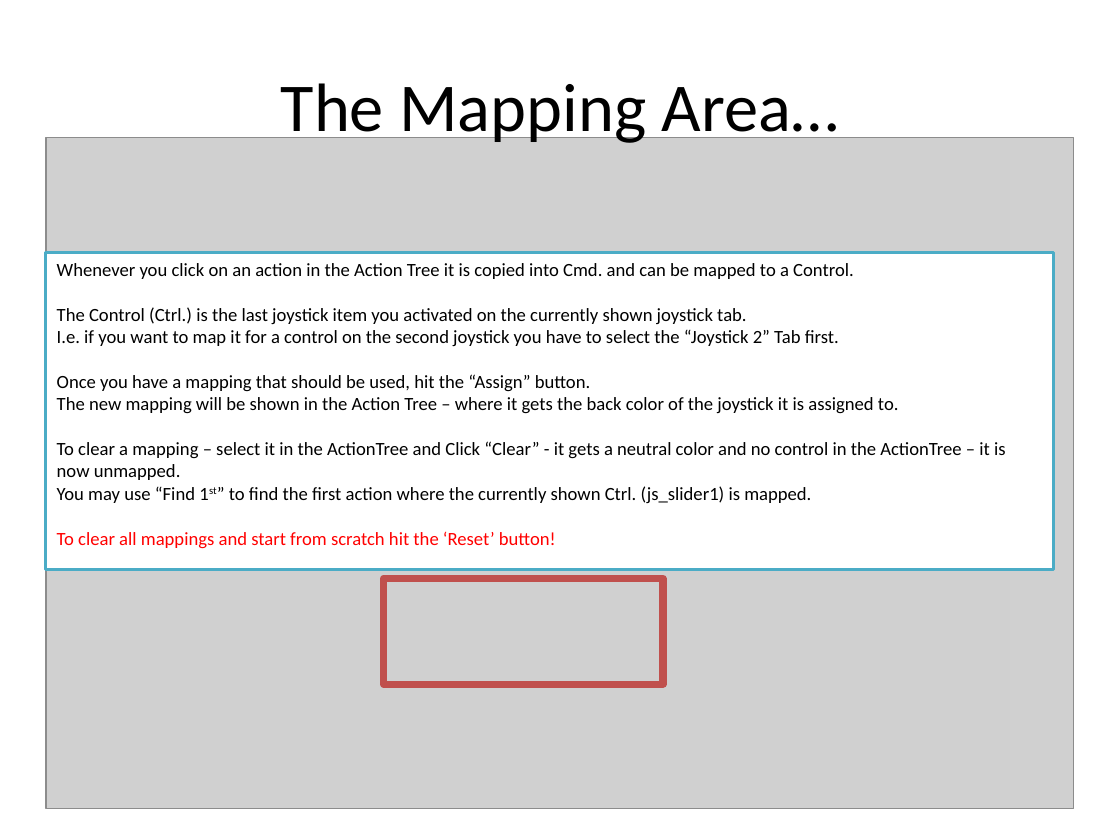
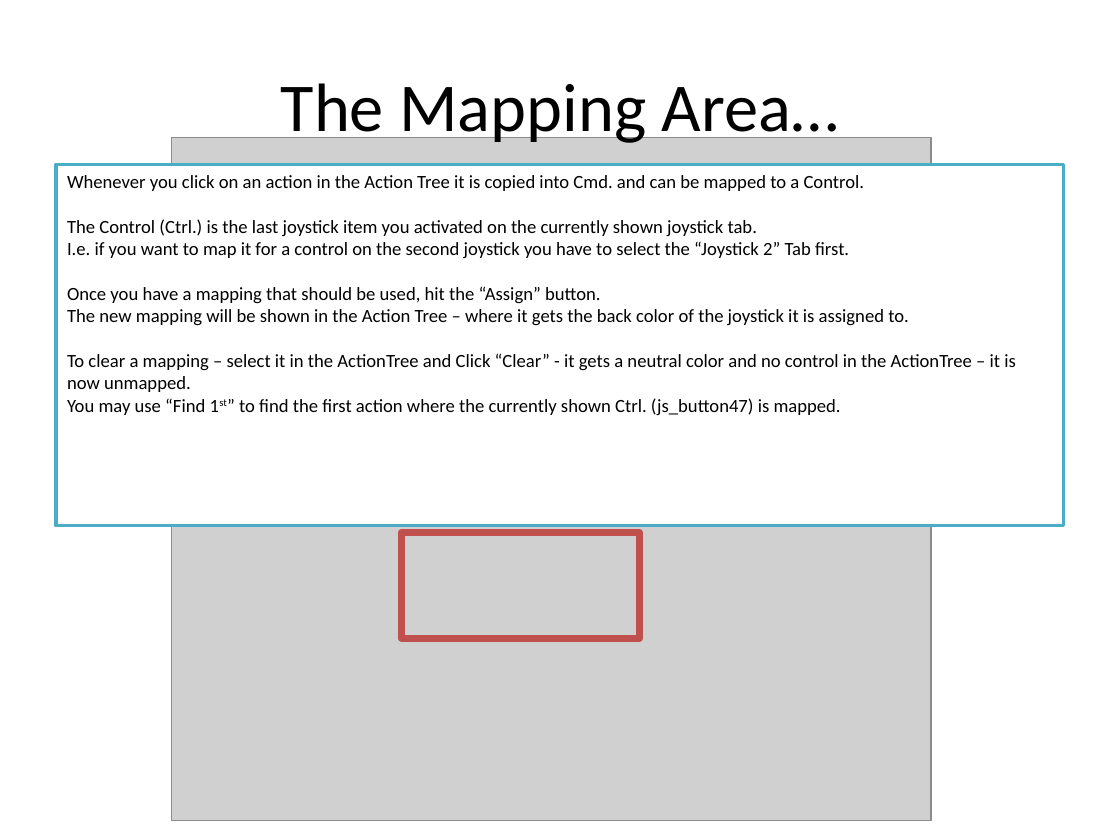
Before and after one commit to SCToolsfactory/SCJMapper-V2, a slide deck: slide 7 of doc/SCJMapper_QGuide.pptx. Drawn at 1120x840 pixels with LibreOffice and Linux fonts; fonts in the diff are those of the drawing; grey boxes stand for pictures. Boxes give left, top, right and bottom in pixels: in the first picture for what was removed or moved away, otherwise in the second. Text is boxed around its words. In the diff, an @@ line names an element or a change of style, - is before the commit and + after.

```diff
--- a/doc/SCJMapper_QGuide.pptx
+++ b/doc/SCJMapper_QGuide.pptx
@@ picture: place and size @@
-picture at (46, 138, 1074, 809)
+picture at (172, 138, 932, 821)
@@ rectangle "Whenever you click on an ...": place and size @@
-rectangle "Whenever you click on an ..." at (46, 252, 1054, 570)
+rectangle "Whenever you click on an ..." at (56, 165, 1064, 526)
@@ text in rectangle at (67, 398, 841, 416): text changed @@
-You may use “Find 1st” to find the first action where the currently shown Ctrl. (js_slider1) is mapped.
-To clear all mappings and start from scratch hit the ‘Reset’ button!
+You may use “Find 1st” to find the first action where the currently shown Ctrl. (js_button47) is mapped.
@@ rectangle: place and size @@
-rectangle at (384, 578, 663, 683)
+rectangle at (401, 532, 640, 637)
```
Also in this commit, not shown: 8 other slides changed, 5 slides added, 1 slide removed, 1 other file.
